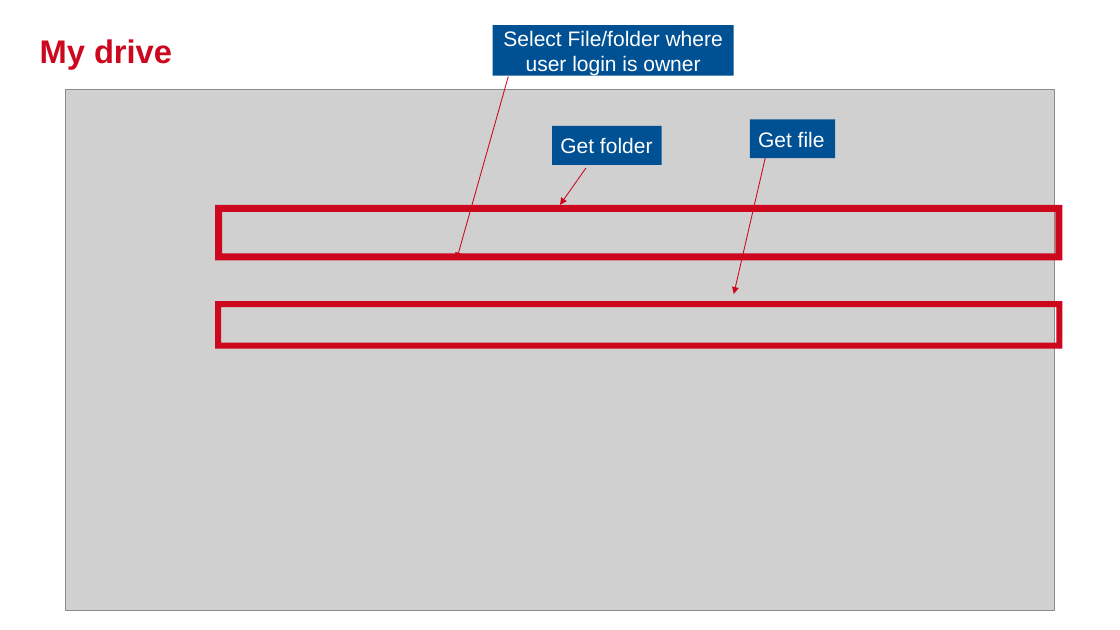
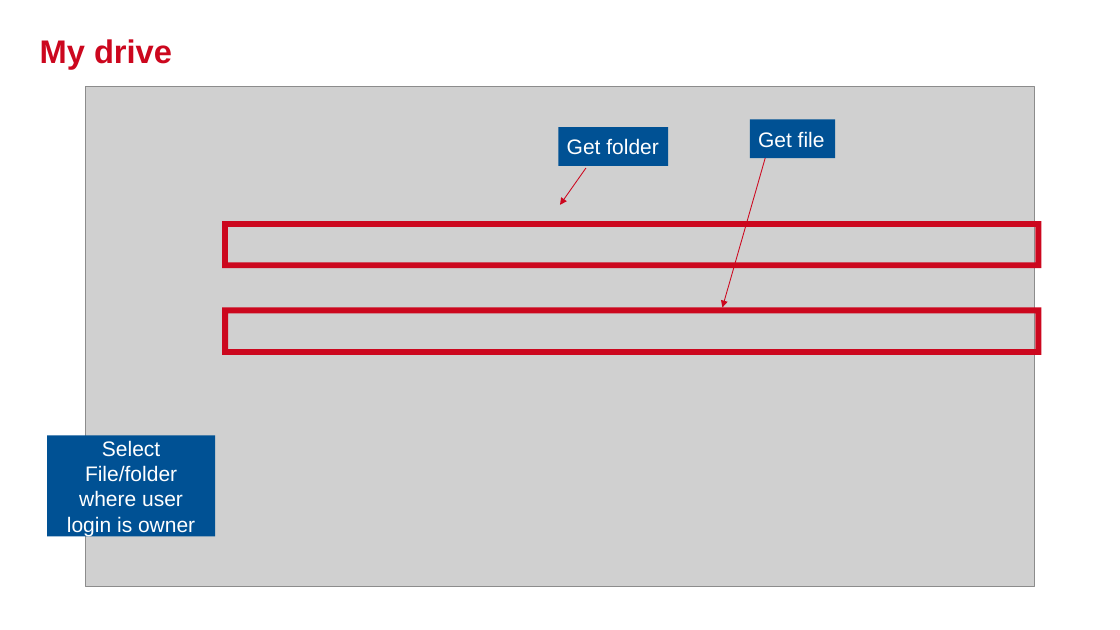
Before and after one commit to budukhcmut/YPP4-document, a slide deck: slide 7 of 001_SQL/Document/Presentation1.pptx. Drawn at 1120x630 pixels with LibreOffice and Linux fonts; fonts in the diff are those of the drawing; grey boxes stand for pictures; background and template pictures are left out. Boxes give left, top, right and bottom in pixels: in the first picture for what was removed or moved away, otherwise in the second. Text is boxed around its words. In the diff, an @@ line names an element or a change of style, - is before the commit and + after.

```diff
--- a/001_SQL/Document/Presentation1.pptx
+++ b/001_SQL/Document/Presentation1.pptx
@@ picture: place and size @@
-picture at box(66, 89, 1054, 610)
+picture at box(86, 87, 1034, 586)
@@ arrow removed from (508, 76) to (457, 260) @@
@@ rectangle "Get folder": place and size @@
-rectangle "Get folder" at box(552, 126, 661, 165)
+rectangle "Get folder" at box(559, 127, 668, 166)
@@ arrow moved from (765, 158) - (734, 294) to (765, 158) - (723, 308) @@
@@ frame: place and size @@
-frame at box(215, 205, 1063, 260)
+frame at box(222, 221, 1041, 268)
@@ frame: place and size @@
-frame at box(215, 302, 1063, 350)
+frame at box(222, 308, 1041, 355)
@@ rectangle "Select File/folder where user login ...": place and size @@
-rectangle "Select File/folder where user login ..." at box(492, 25, 734, 76)
+rectangle "Select File/folder where user login ..." at box(47, 435, 215, 536)
```
Also in this commit, not shown: 17 other slides changed.
